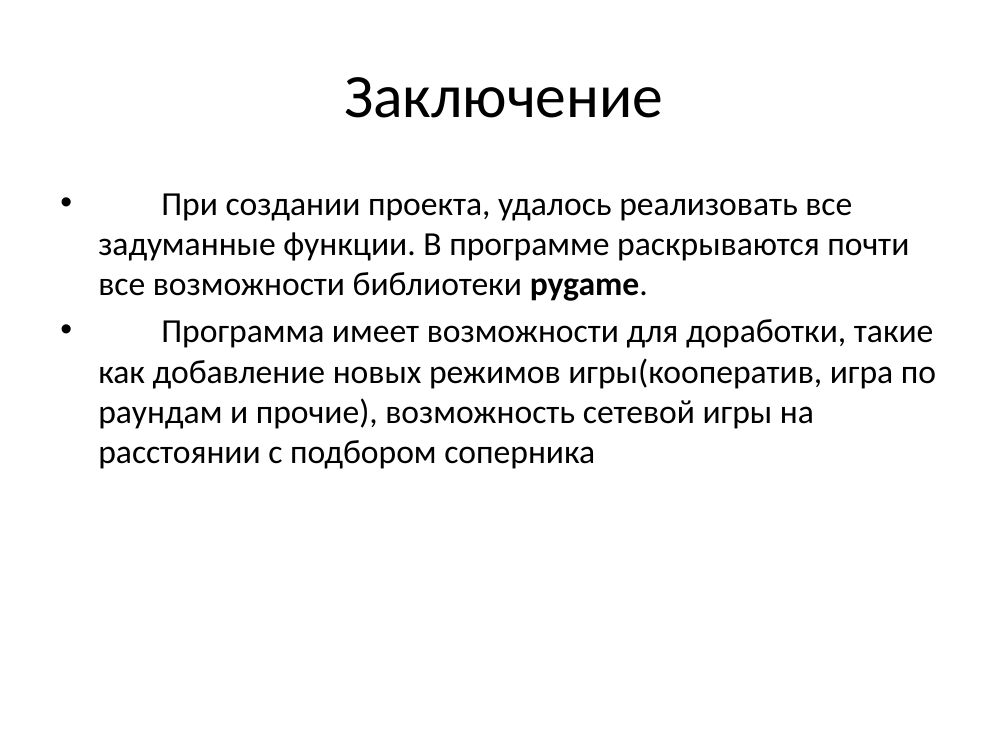
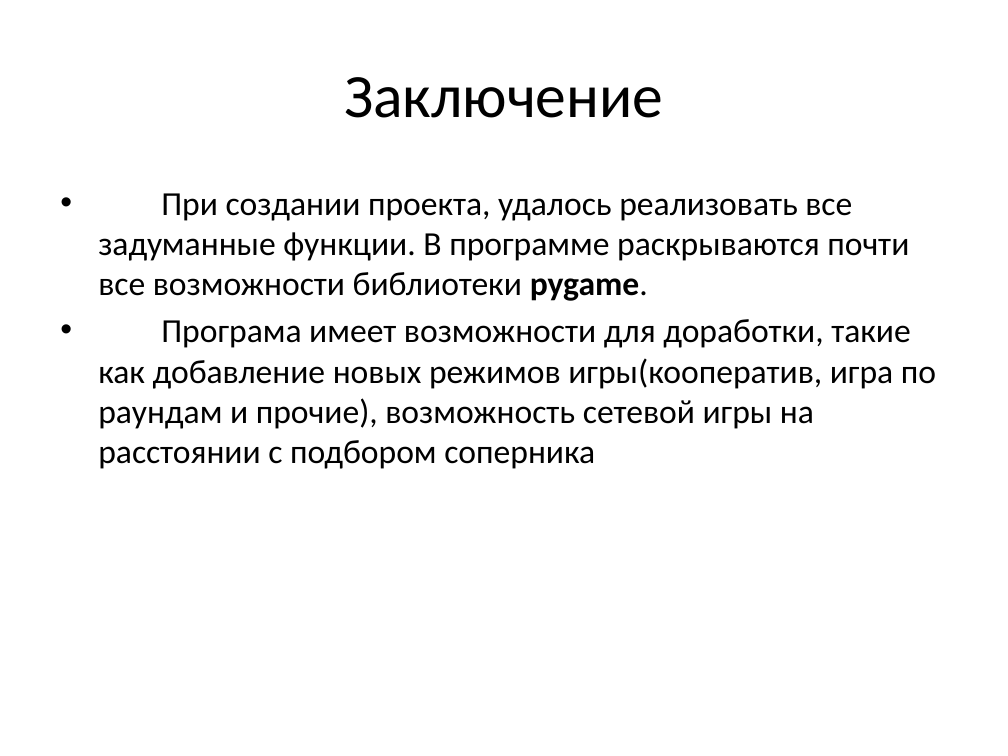
Before and after one commit to Arthur231456/Project_goal_strike, a slide deck: slide 9 of Презентация по проекту Pygame.pptx. Drawn at 1008x756 pixels with LibreOffice and Linux fonts; fonts in the diff are those of the drawing. Boxes give left, top, right and bottom in pixels: in the first picture for what was removed or moved away, otherwise in the second. Text is boxed around its words. In the diff, an @@ line names an element or a change of style, - is before the commit and + after.

```diff
--- a/Презентация по проекту Pygame.pptx
+++ b/Презентация по проекту Pygame.pptx
@@ text at [98, 319, 936, 469]: text changed @@
-• Программа имеет возможности для доработки, такие как добавление новых режимов игры(кооператив, игра по раундам и прочие), возможность сетевой игры на расстоянии с подбором соперника
+• Програма имеет возможности для доработки, такие как добавление новых режимов игры(кооператив, игра по раундам и прочие), возможность сетевой игры на расстоянии с подбором соперника
```
Also in this commit, not shown: 35 other files.
